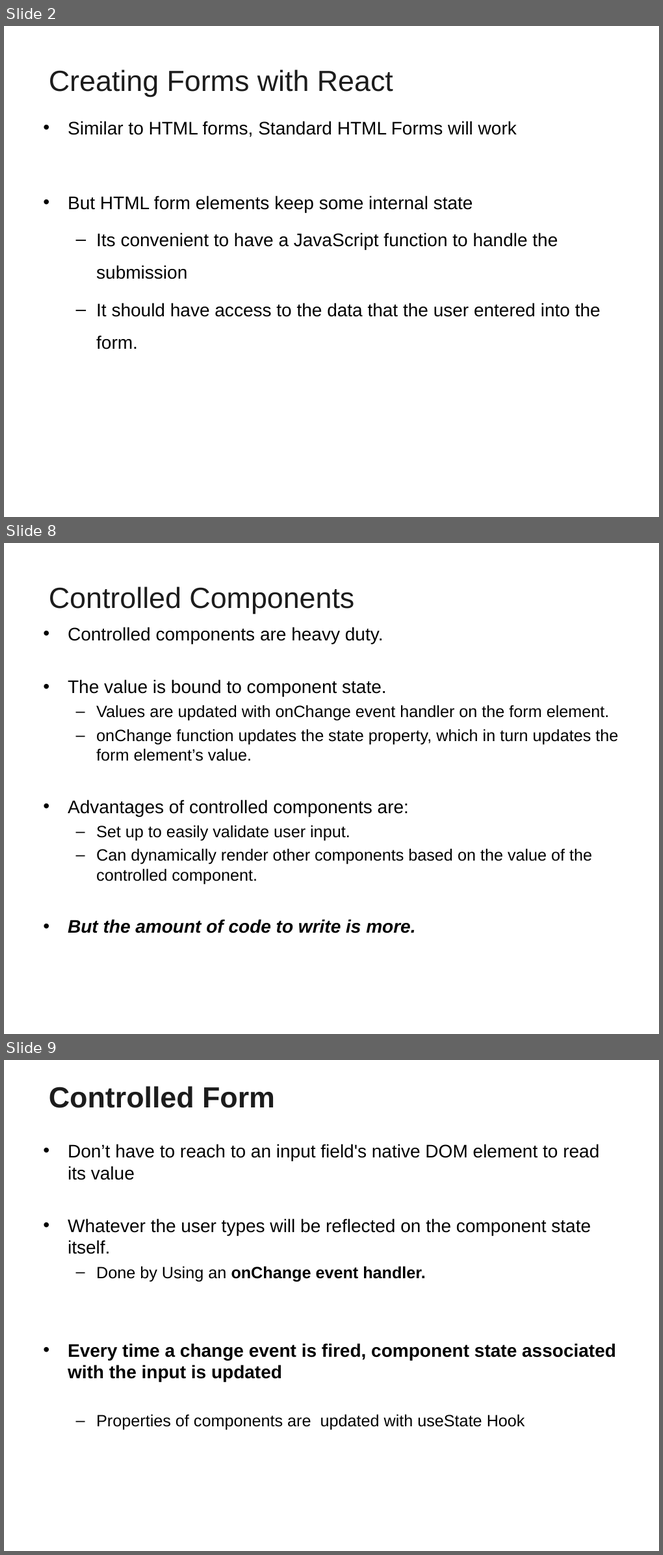
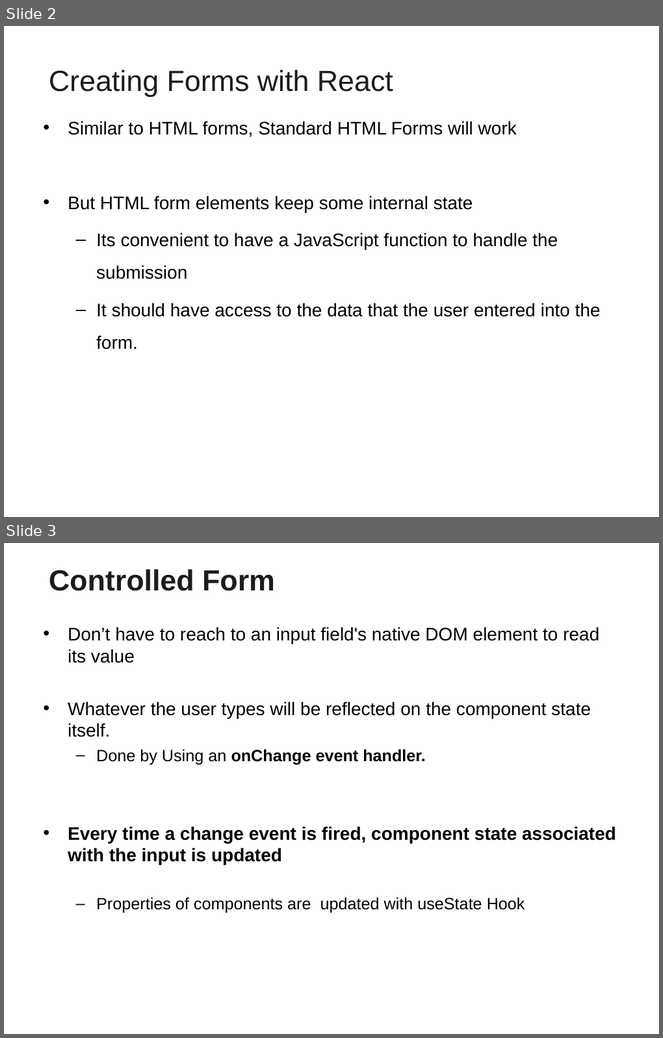
Before and after one commit to vatsanTraining/freshers_dec_2021, a slide deck: ReactJS_Module2.ppt. Shown one above the other, each under a label of ours: slides 2, 8 and 9 before the commit, slides 2 and 3 after it; the slides between them are not shown. The pictures are 663x1555 and 663x1038 pixels, drawn with LibreOffice and Linux fonts; fonts in the diff are those of the drawing; background and template pictures are left out. Boxes give left, top, right and bottom in pixels: in the first picture for what was removed or moved away, otherwise in the second. Text is boxed around its words. In the diff, an @@ line names an element or a change of style, - is before the commit and + after.

```diff
--- a/ReactJS_Module2.ppt
+++ b/ReactJS_Module2.ppt
@@ slide 8 removed at (x1=4, y1=543, x2=659, y2=1034), background picture (left out) @@
@@ title removed at (x1=49, y1=587, x2=354, y2=614) @@
-Controlled Components
@@ text removed at (x1=68, y1=627, x2=618, y2=934) @@
-• Controlled components are heavy duty.
-• The value is bound to component state.
-  – Values are updated with onChange event handler on the form element.
-  – onChange function updates the state property, which in turn updates the form element’s value.
-• Advantages of controlled components are:
-  – Set up to easily validate user input.
-  – Can dynamically render other components based on the value of the controlled component.
-• But the amount of code to write is more.
@@ what was slide 9 is now slide 3 @@
```
Also in this commit, not shown: 1 slide changed, 18 slides added, 4 other slides removed.
